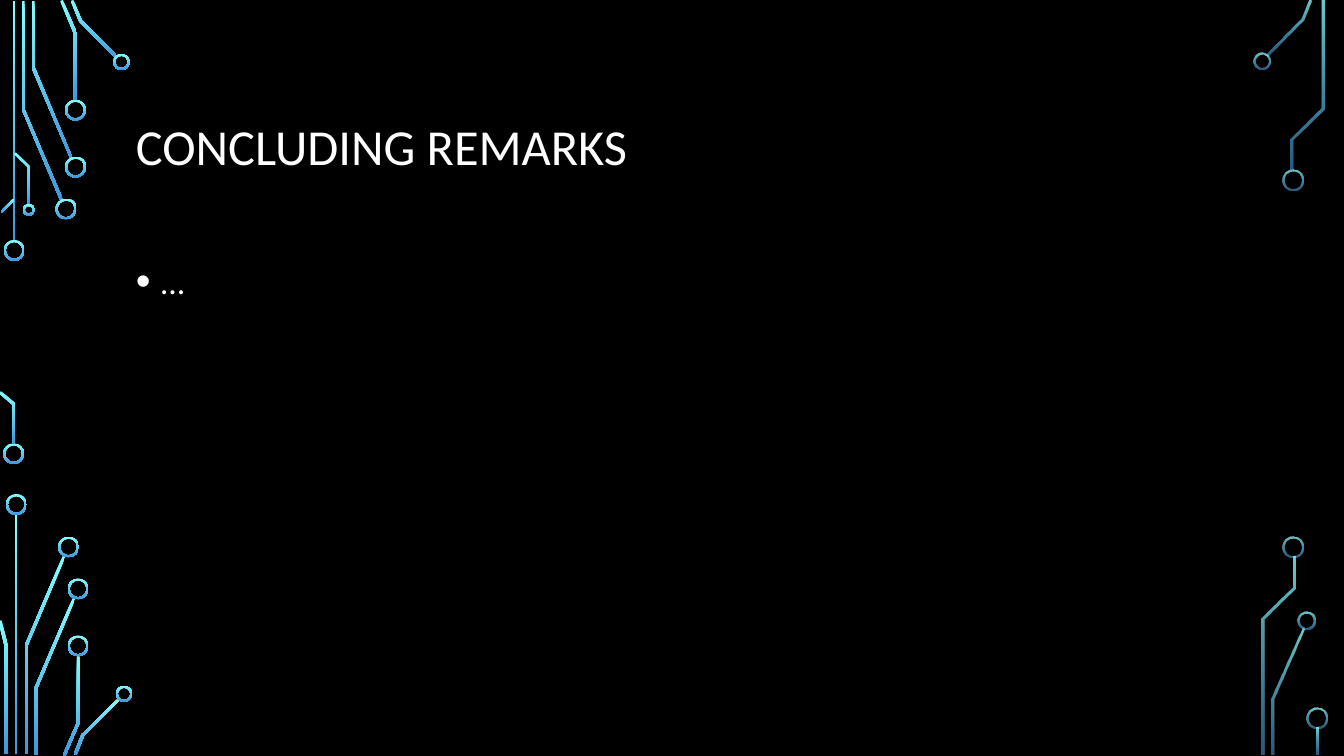
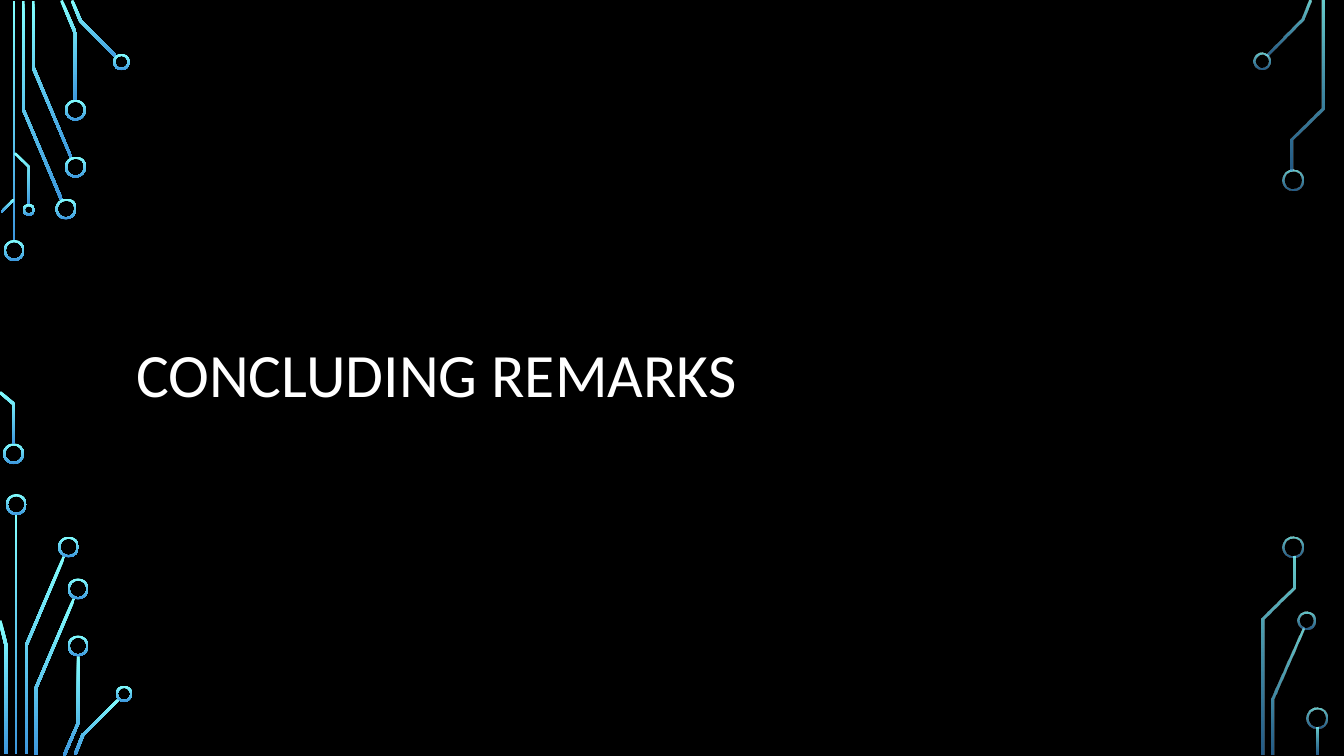
Before and after one commit to AntimonyTechnology/BiFrostGames, a slide deck: slide 20 of Documents/Demo07/Presentation.pptx (slide 13 before the commit). Drawn at 1344x756 pixels with LibreOffice and Linux fonts; fonts in the diff are those of the drawing; background and template pictures are left out. Boxes give left, top, right and bottom in pixels: in the first picture for what was removed or moved away, otherwise in the second. Text is boxed around its words. In the diff, an @@ line names an element or a change of style, - is before the commit and + after.

```diff
--- a/Documents/Demo07/Presentation.pptx
+++ b/Documents/Demo07/Presentation.pptx
@@ text removed at box(126, 248, 1218, 638) @@
-• …
@@ title "CONCLUDING REMARKS": place and size @@
-title "CONCLUDING REMARKS" at box(136, 132, 627, 166)
+title "CONCLUDING REMARKS" at box(136, 357, 737, 398)
@@ title "CONCLUDING REMARKS" at box(136, 357, 737, 398): size 36 to 44 pt @@
```
Also in this commit, not shown: 5 other slides changed, 11 slides added, 3 slides removed, 2 other files.
